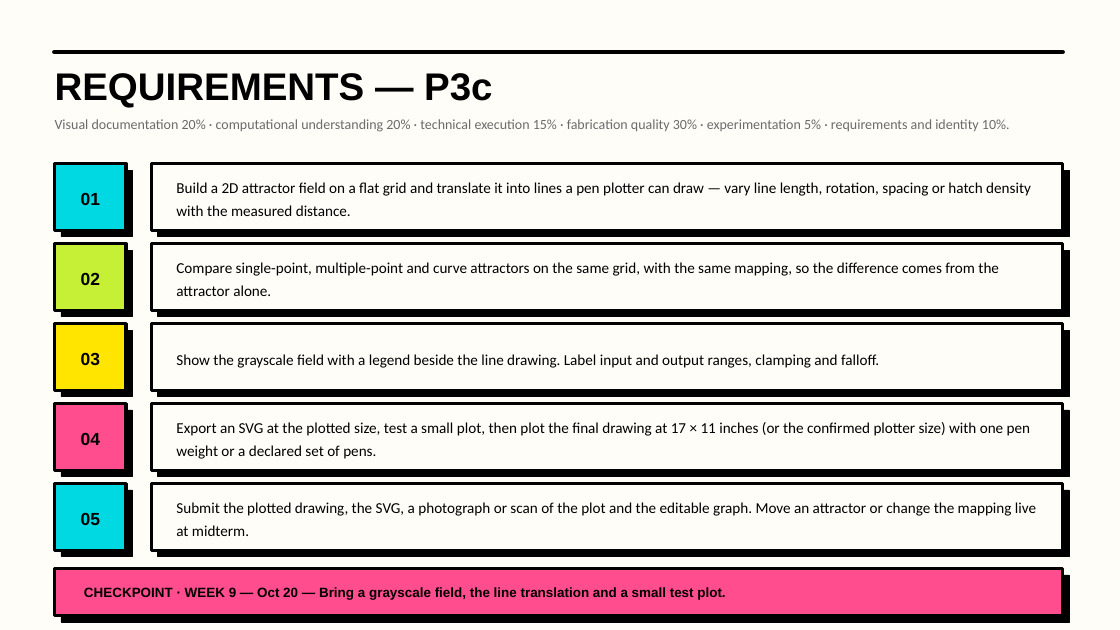
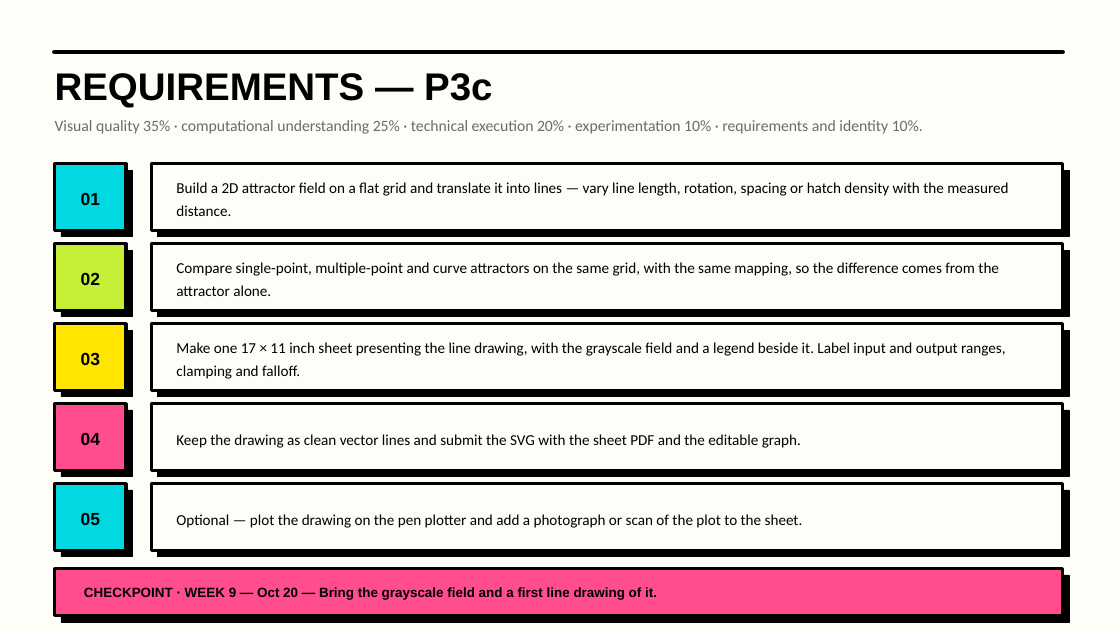
Before and after one commit to luigipacheco/arc3133, a slide deck: slide 10 of slides/ARC3133_Class08.pptx. Drawn at 1120x630 pixels with LibreOffice and Linux fonts; fonts in the diff are those of the drawing. Boxes give left, top, right and bottom in pixels: in the first picture for what was removed or moved away, otherwise in the second. Text is boxed around its words. In the diff, an @@ line names an element or a change of style, - is before the commit and + after.

```diff
--- a/slides/ARC3133_Class08.pptx
+++ b/slides/ARC3133_Class08.pptx
@@ text at [55, 120, 923, 134]: text changed; size 12 to 13.5 pt @@
-Visual documentation 20% · computational understanding 20% · technical execution 15% · fabrication quality 30% · experimentation 5% · requirements and identity 10%.
+Visual quality 35% · computational understanding 25% · technical execution 20% · experimentation 10% · requirements and identity 10%.
@@ text at [176, 182, 1008, 216]: text changed @@
-Build a 2D attractor field on a flat grid and translate it into lines a pen plotter can draw — vary line length, rotation, spacing or hatch density with the measured distance.
+Build a 2D attractor field on a flat grid and translate it into lines — vary line length, rotation, spacing or hatch density with the measured distance.
@@ text at [176, 342, 1005, 379]: text changed @@
-Show the grayscale field with a legend beside the line drawing. Label input and output ranges, clamping and falloff.
+Make one 17 × 11 inch sheet presenting the line drawing, with the grayscale field and a legend beside it. Label input and output ranges, clamping and falloff.
@@ text at [176, 434, 801, 448]: text changed @@
-Export an SVG at the plotted size, test a small plot, then plot the final drawing at 17 × 11 inches (or the confirmed plotter size) with one pen weight or a declared set of pens.
+Keep the drawing as clean vector lines and submit the SVG with the sheet PDF and the editable graph.
@@ text at [176, 514, 803, 528]: text changed @@
-Submit the plotted drawing, the SVG, a photograph or scan of the plot and the editable graph. Move an attractor or change the mapping live at midterm.
+Optional — plot the drawing on the pen plotter and add a photograph or scan of the plot to the sheet.
@@ text at [84, 586, 657, 600]: text changed @@
-CHECKPOINT · WEEK 9 — Oct 20 — Bring a grayscale field, the line translation and a small test plot.
+CHECKPOINT · WEEK 9 — Oct 20 — Bring the grayscale field and a first line drawing of it.
```
Also in this commit, not shown: 6 other slides changed, 2 slides removed, 47 other files.
